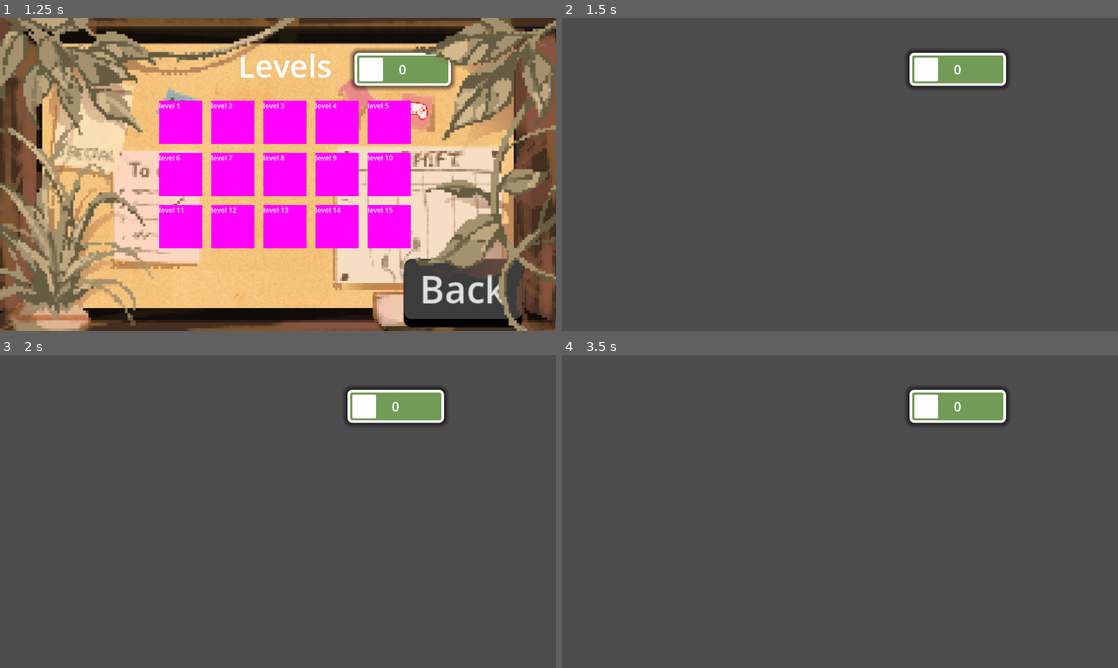
Above: before the commit, frames 1-4 (two rows, left to right).
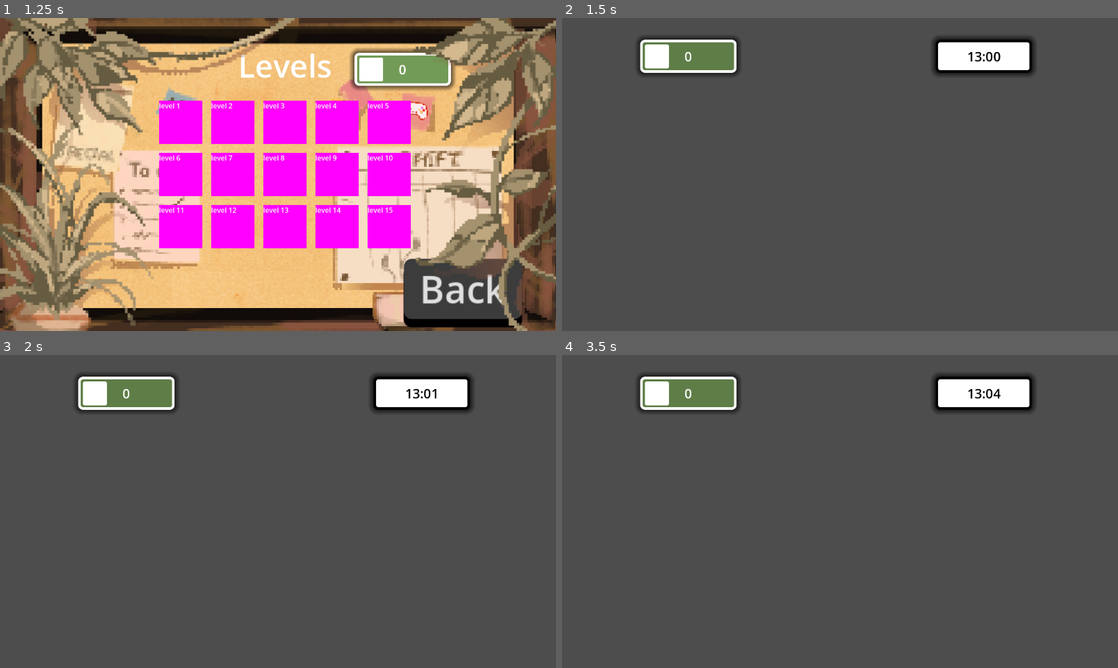
Above: after the commit, the same moments.

Repository: Project-Pixel-UoS/Brew-n-Buzz
Game: Godot game, scene res://scenes/main_menu.tscn
The game is run twice, just before and just after one commit, with the same random seed, the same clock (stepped at 60 frames per second) and the same inputs.
Inputs (mouse positions are in pixels of both pictures, inside the frame that each line leads up to):
- Up to frame 1 (1.25 s): click (278, 227) at 0.5 s
- Up to frame 2 (1.5 s): click "level 1" at 1.25 s
- Up to frame 3 (2 s): no input
- Up to frame 4 (3.5 s): tap Enter at 2.75 s

Frame 1 is identical in both runs. In frame 2, 5.5% of the frame differs, in the area x 13-85%, y 6-23%; in frame 3, 5.5%; in frame 4, 5.5%.

Commit message:
[feat]: Added a timer and LevelManager to level 1 scene

Diff:
--- a/scenes/level_1.tscn
+++ b/scenes/level_1.tscn
@@ -1,9 +1,24 @@
-[gd_scene load_steps=4 format=3 uid="uid://clguhfei4o2fg"]
+[gd_scene load_steps=7 format=3 uid="uid://clguhfei4o2fg"]
 
 [ext_resource type="Script" path="res://scenes/money_counter.gd" id="2_4qq85"]
+[ext_resource type="Script" path="res://scenes/level_manager.gd" id="2_q7cu4"]
+[ext_resource type="Script" path="res://scenes/timer.gd" id="3_sh0uv"]
+
+[sub_resource type="StyleBoxFlat" id="StyleBoxFlat_33rai"]
+bg_color = Color(1, 1, 1, 1)
+border_width_left = 6
+border_width_top = 6
+border_width_right = 6
+border_width_bottom = 6
+border_color = Color(0, 0, 0, 1)
+corner_radius_top_left = 10
+corner_radius_top_right = 10
+corner_radius_bottom_right = 10
+corner_radius_bottom_left = 10
+shadow_size = 13
 
 [sub_resource type="StyleBoxFlat" id="StyleBoxFlat_0l01m"]
-bg_color = Color(0.448437, 0.608589, 0.342772, 1)
+bg_color = Color(0.370837, 0.489447, 0.279365, 1)
 border_width_left = 6
 border_width_top = 6
 border_width_right = 6
@@ -24,11 +39,49 @@
 
 [node name="Level1" type="Node2D"]
 
+[node name="LevelManager" type="Node" parent="."]
+script = ExtResource("2_q7cu4")
+
+[node name="TimerContainer" type="Panel" parent="."]
+anchors_preset = 5
+anchor_left = 0.5
+anchor_right = 0.5
+offset_left = 860.0
+offset_top = 50.0
+offset_right = 1082.0
+offset_bottom = 126.0
+grow_horizontal = 2
+theme_override_styles/panel = SubResource("StyleBoxFlat_33rai")
+
+[node name="Timer" type="Timer" parent="TimerContainer"]
+unique_name_in_owner = true
+process_callback = 0
+one_shot = true
+script = ExtResource("3_sh0uv")
+
+[node name="TimeRemaining" type="Label" parent="TimerContainer"]
+unique_name_in_owner = true
+layout_mode = 1
+anchors_preset = 8
+anchor_left = 0.5
+anchor_top = 0.5
+anchor_right = 0.5
+anchor_bottom = 0.5
+offset_left = -20.5
+offset_top = -11.5
+offset_right = 20.5
+offset_bottom = 11.5
+grow_horizontal = 2
+grow_vertical = 2
+theme_override_colors/font_color = Color(0, 0, 0, 1)
+theme_override_font_sizes/font_size = 30
+text = "00:00"
+
 [node name="MoneyContainer" type="Panel" parent="."]
-offset_left = 800.0
-offset_top = 80.0
-offset_right = 1022.0
-offset_bottom = 156.0
+offset_left = 180.0
+offset_top = 50.0
+offset_right = 402.0
+offset_bottom = 126.0
 theme_override_styles/panel = SubResource("StyleBoxFlat_0l01m")
 
 [node name="ImageFrame" type="Panel" parent="MoneyContainer"]
@@ -64,9 +117,12 @@
 anchor_bottom = 1.0
 grow_horizontal = 2
 grow_vertical = 2
+theme_override_colors/font_color = Color(1, 1, 1, 1)
 theme_override_font_sizes/font_size = 30
 text = "0
 "
 horizontal_alignment = 1
 vertical_alignment = 1
 script = ExtResource("2_4qq85")
+
+[connection signal="timeout" from="TimerContainer/Timer" to="TimerContainer/Timer" method="_on_timeout"]
--- /dev/null
+++ b/scenes/level_manager.gd
@@ -0,0 +1,6 @@
+extends Node
+@onready var timer: Timer = %Timer
+
+func _process(delta: float) -> void:
+	if timer.out_of_time():
+		print_debug("out of time")
--- /dev/null
+++ b/scenes/timer.gd
@@ -0,0 +1,39 @@
+extends Timer
+@onready var timer: Timer = %Timer
+@onready var time_remaining: Label = %TimeRemaining
+
+var game_time_scale = 2 #Every real second is two in-game
+var round_time_hours = 1 #How many hours is a shift from 12pm
+var game_time_seconds = round_time_hours * 60
+var finished = false
+
+func out_of_time():
+	return finished
+
+func _ready() -> void:
+	timer.wait_time = 1/float(game_time_scale)
+	time_remaining.text= "13:00"
+	timer.start()
+
+func _format_time()-> String:
+	var times = time_remaining.text.split(":")
+
+	if "59" in times[1]:
+		times[1] = "00"
+		times[0] = str(int(times[0]) + 1)
+	else:
+		if int(times[1]) < 9:
+			times[1] = "0" + str(int(times[1]) + 1)
+		else:
+			times[1] = str(int(times[1]) + 1)
+	return times[0] + ":" + times[1]
+
+func _on_timeout() -> void:
+	game_time_seconds -= 1
+	if game_time_seconds == 0:
+		timer.stop()
+		time_remaining.text = _format_time()
+		finished = true
+	else:
+		time_remaining.text = _format_time()
+		timer.start()
